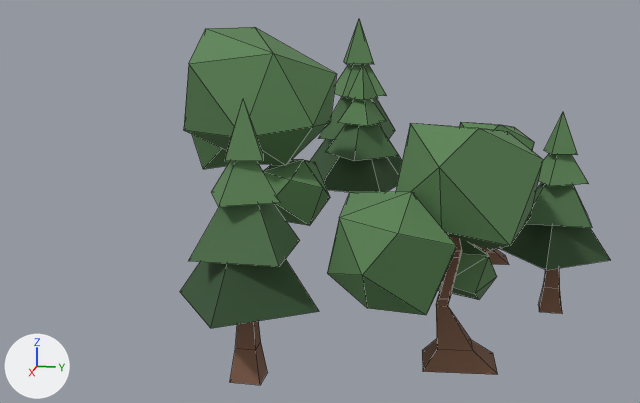
The FBX model Assets/Game/Models/grupo arboles.FBX, before and after one commit.
One viewpoint serves both versions: a camera (50 mm lens) standing at (5.265, -0.109, 5.75) and looking at (2.208, -0.72, 4.986). Every picture has the same lights, and +X, +Y and +Z are marked at lower left. Mesh edges are drawn as thin lines. Where no turn or scale is listed for an object, it has been applied to the vertices.

Objects in the first picture: 'pino013', 'pino014', 'pino015', 'pino016', 'pino017', 'pino018', 'pino019'.
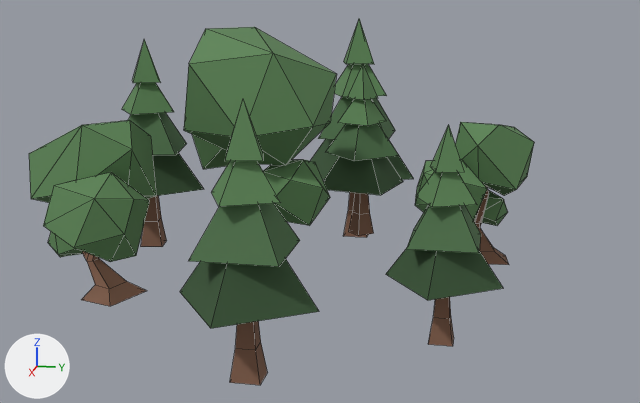
Where the change shows, as pixel boxes (x1, y1, x2, y2) in the pictures (640 x 403 px):
'pino016', mesh turned
    before: (327, 123, 543, 375)
    after: (29, 120, 156, 306)
'pino014', mesh moved
    before: (500, 112, 611, 314)
    after: (386, 125, 503, 346)
'pino012', added (green)
    after: (122, 39, 204, 247)
    faces in mat_material__102 (green #5c8455): (122, 39, 174, 115)
    faces in mat_material__108 (dark green #385535): (153, 153, 204, 196)
    faces in mat_material__106 (dark green #4b6e47): (128, 113, 187, 155)
    faces in mat_material__121 (brown #815d49): (141, 196, 167, 247)
'pino019', unchanged, uncovered by the edit
    before: (459, 122, 534, 265)
    after: (415, 122, 534, 265)

Patch to the scene script:
```diff
--- a/Assets/Game/Models/grupo arboles.FBX.py
+++ b/Assets/Game/Models/grupo arboles.FBX.py
@@ me_mesh_001 @@
 me_mesh_001.from_pydata(...)  # 36 vertices, 34 faces; spans x 2.062..2.431, y -0.079..0.29, z 4.649..5.342
 # used by ob_pino014; location = (0.0, 0.0, 0.0)
+# me_mesh_001 part 2: the whole mesh is moved by (0.36, -0.354, 0.0)
 me_mesh_001.materials.append(mat_material__121)
@@ me_mesh_003 @@
 me_mesh_003.from_pydata(...)  # 90 vertices, 110 faces; spans x 2.321..3.028, y -0.568..0.027, z 4.602..5.358
 # used by ob_pino016; location = (0.0, 0.0, 0.0)
+# me_mesh_003 part 1: the whole mesh is turned 65 degrees about the z axis through its middle and scaled by 0.787, then moved by (0.029, -1.078, 0.054)
 me_mesh_003.materials.append(mat_material__120)
@@ me_mesh_1 @@
+me_mesh_1.from_pydata(...)  # 36 vertices, 34 faces; spans x 1.883..2.313, y -1.624..-1.194, z 4.755..5.55
+# faces by material slot: [14, 10, 5, 5]
+me_mesh_1.materials.append(mat_material__121)  # brown #815d49
+me_mesh_1.materials.append(mat_material__102)  # green #5c8455
+me_mesh_1.materials.append(mat_material__106)  # dark green #4b6e47
+me_mesh_1.materials.append(mat_material__108)  # dark green #385535
@@ ob_pino012 @@
+ob_pino012 = bpy.data.objects.new('pino012', me_mesh_1)
+ob_pino012.location = (0.0, 0.0, 0.0)
```
